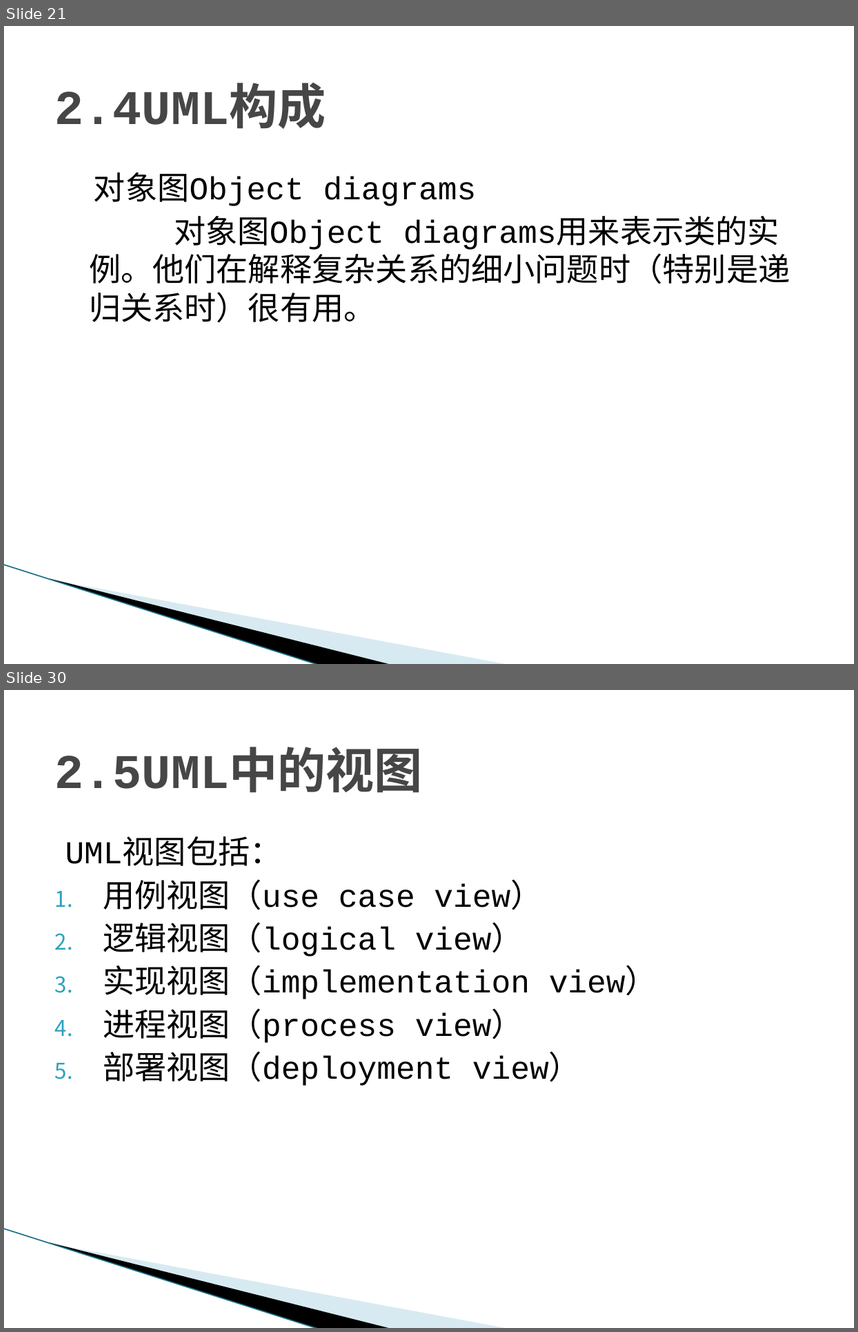
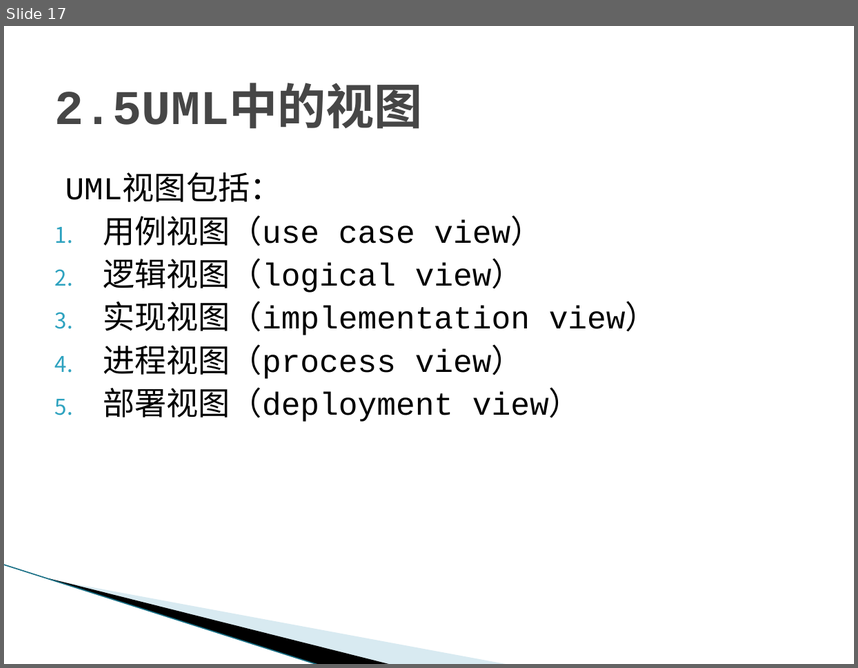
Before and after one commit to tzy502/G16, a slide deck: UML/UML概述-G16.pptx. Shown one above the other, each under a label of ours: slides 21 and 30 before the commit, slide 17 after it; the slides between them are not shown. The pictures are 858x1332 and 858x668 pixels, drawn with LibreOffice and Linux fonts; fonts in the diff are those of the drawing; background and template pictures are left out. Boxes give left, top, right and bottom in pixels: in the first picture for what was removed or moved away, otherwise in the second. Text is boxed around its words. In the diff, an @@ line names an element or a change of style, - is before the commit and + after.

```diff
--- a/UML/UML概述-G16.pptx
+++ b/UML/UML概述-G16.pptx
@@ slide 21 removed at (x1=4, y1=26, x2=854, y2=664), background #FFFFFF; not listed: 3 template elements that a slide beside it also shows @@
@@ title removed at (x1=55, y1=89, x2=326, y2=129) @@
-2.4UML构成
@@ text removed at (x1=89, y1=172, x2=790, y2=323) @@
-对象图Object diagrams
-对象图Object diagrams用来表示类的实例。他们在解释复杂关系的细小问题时（特别是递归关系时）很有用。
@@ what was slide 30 is now slide 17 @@
```
Also in this commit, not shown: 4 slides changed, 5 slides added, 14 other slides removed.
